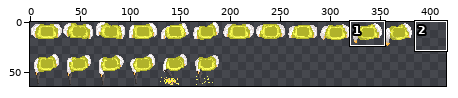
Two versions of one sprite sheet, res/Textures/Player/Shadow/body32.png. The first picture is a wide view before the edit; the outline marks the close-up.
Close-up. First the earlier version:
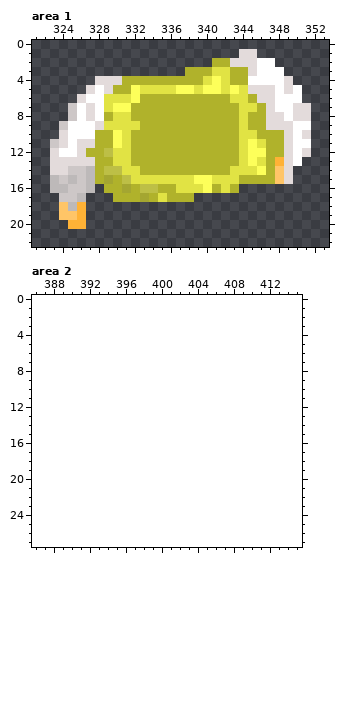
The file is 384x64 pixels. Colours within 5 levels of each other are drawn and written as one. Shown: area 1: x 321..353, y 0..22; area 2: x 386..415, y 0..27. The old version is drawn lined up with the new one, on the new canvas. The commit also changed other parts of the picture, which this record leaves out.
And afterwards:
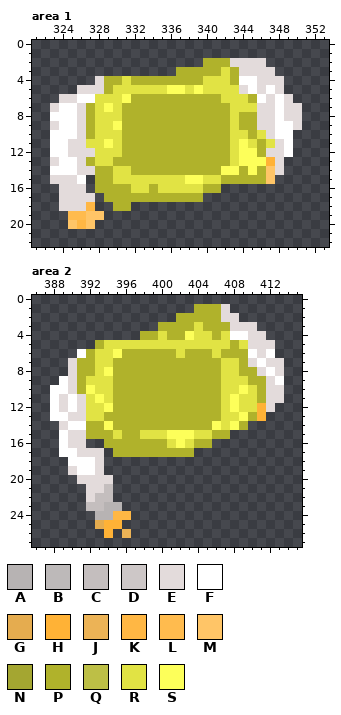
Palette (. is transparent): A #b7b3b3  B #bdb9b9  C #c4bebe  D #cdc7c7  E #e3dbdb  F #ffffff  G #e5ac4f  H #ffb236  J #ecb356  K #ffb744  L #ffbb4e  M #ffc567  N #a4a631  P #b0b22b  Q #bdbf46  R #e1e344  S #fdff5a
Difference:
canvas 384x64 -> 416x64
--- area 1
@@ x 321..353 @@
  0 .................................
- 1 .......................EE........
- 2 ....................PPEEEFF......
- 3 .................PPPRRPPEFFF.....
- 4 .......EEEPPPPPPPPPRSRPPFFFFE....
- 5 ......EFEPPSRRRRSSRSSRSREEEFEF...
- 6 .....EFFRRRSPPPPPPPPPPRRPEEFFF...
- 7 ....DFEFRSSPPPPPPPPPPPPRRPEFFEE..
- 8 ....DFEFPRRPPPPPPPPPPPPRPPEEFEE..
- 9 ...DFFFERRRRPPPPPPPPPPPRPPEEEFF..
-10 ...EFFFPPSRPPPPPPPPPPPPRRPPPEFE..
-11 ..DEFEEPPSRPPPPPPPPPPPPRSRPPEFF..
-12 ..EFFEPPQRRPPPPPPPPPPPPRSSPPEFE..
-13 ..EEEEEPPRRPPPPPPPPPPPPRSRPHEF...
-14 ..EEDDBPQQRRPPPPPPPPPPRRRSPME....
-15 ..BDBDBPNPQRRRRRRRSSRRRPPPPME....
-16 ..BBDDB.PPNPQQPPRRRSPRP..........
-17 ...DDB...PPPNPRPPP...............
-18 ...MBH...........................
-19 ...MMH...........................
-20 ....HH...........................
+ 1 .................................
+ 2 ...................PPPEEEE.......
+ 3 ................PPPPPRPEEEE......
+ 4 .......EPPRPPPPPPPPRRRPFFEEE.....
+ 5 .....EEEPRRRRRRSSRSRRRREFEFE.....
+ 6 ...EEFFRRRSPPPPPPPPPPRRRPFEFE....
+ 7 ..EFFEPRSRPPPPPPPPPPPPRRREEFEE...
+ 8 ..FFFEPRRRPPPPPPPPPPPPRPPEEFEE...
+ 9 ..EFFEPRRSPPPPPPPPPPPPRPPEEFFE...
+10 ..FFFEPRRRPPPPPPPPPPPPRRPREFF....
+11 ..FFEERRSRPPPPPPPPPPPPRSRPREF....
+12 ..FFEEERRRPPPPPPPPPPPPRSSPEEF....
+13 ..EFFEPRRPPPPPPPPPPPPPRSSSHE.....
+14 ..FFFEEPPRRPPPPPPPPPPSSPSPME.....
+15 ..EEEF.PPRRRRRRRRSSRRPPPPPM......
+16 ...EEE.PPPPRRPRRRRRPP............
+17 ...EEEE.PPPPPPPPPPP..............
+18 ...EEEK..PP......................
+19 ....LLMM.........................
+20 ....MKM..........................
 21 .................................
--- area 2
@@ x 386..415 @@
  0 ..............................
- 1 ..............................
- 2 ..............................
- 3 ..............................
- 4 ..............................
- 5 ..............................
- 6 ..............................
- 7 ..............................
- 8 ..............................
- 9 ..............................
-10 ..............................
-11 ..............................
-12 ..............................
-13 ..............................
-14 ..............................
-15 ..............................
-16 ..............................
-17 ..............................
-18 ..............................
-19 ..............................
-20 ..............................
-21 ..............................
-22 ..............................
-23 ..............................
-24 ..............................
-25 ..............................
-26 ..............................
+ 1 ..................PPPE........
+ 2 ................PPPPPEE.......
+ 3 ..............PPPPRPPPEEE.....
+ 4 ............PPRPPSRRPRFFEE....
+ 5 .......PRRRRRRRRRRRRRRPREEE...
+ 6 .....FPRRSPPPPPPRPPPRPPPFEF...
+ 7 ....EPPRRPPPPPPPPPPPPRRPEFEE..
+ 8 ....EPPRSPPPPPPPPPPPPRRPPEFE..
+ 9 ...FEPRRRPPPPPPPPPPPPRRRPPEF..
+10 ..FFEPSRRPPPPPPPPPPPPRRSRPEE..
+11 ..FEFERSRPPPPPPPPPPPPRSRRPEE..
+12 ..FEFERRSPPPPPPPPPPPPRSRRHE...
+13 ..FFEERRPPPPPPPPPPPPPRRSPH....
+14 ...EFFPPSPPPPPPPPPPPSRSP......
+15 ...FEEPPPRPPRRRSSSRRPP........
+16 ...FEE..PPPPPPPRSRPP..........
+17 ...FFEEE.PPPPPPPPP............
+18 ....FFFE......................
+19 ....EFFE......................
+20 .....EEEE.....................
+21 ......EEC.....................
+22 ......ECC.....................
+23 ......CCAA....................
+24 .......AAKK...................
+25 .......GHH....................
+26 ........H.J...................
 27 ..............................
Pixel boxes of the changes (left, top, right, bottom) in both close-ups:
changed: (50, 49, 311, 229)
added: (50, 304, 284, 538)
